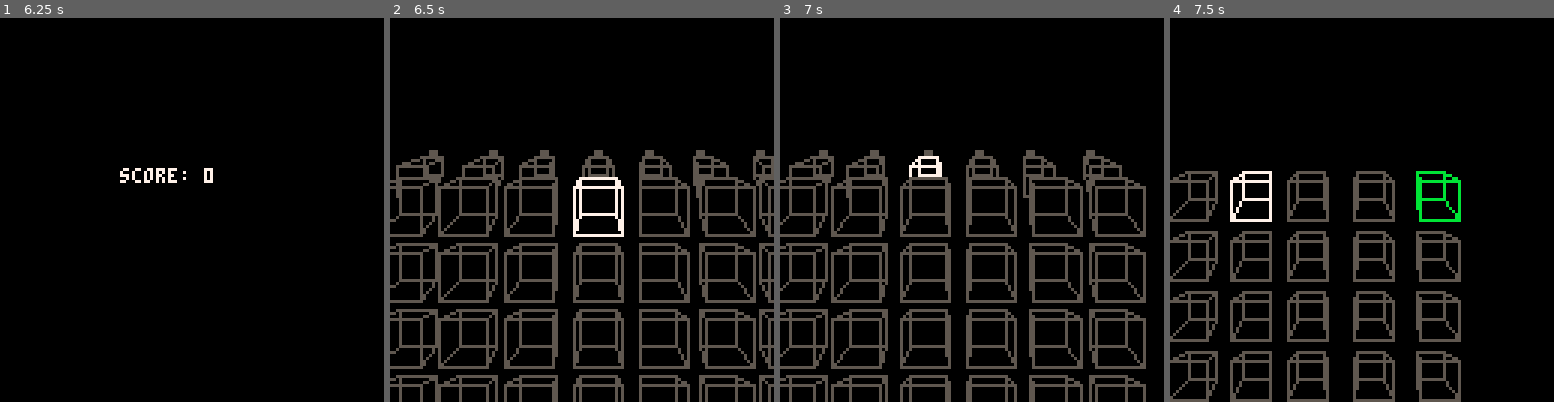
Above: before the commit, frames 1-4 (left to right).
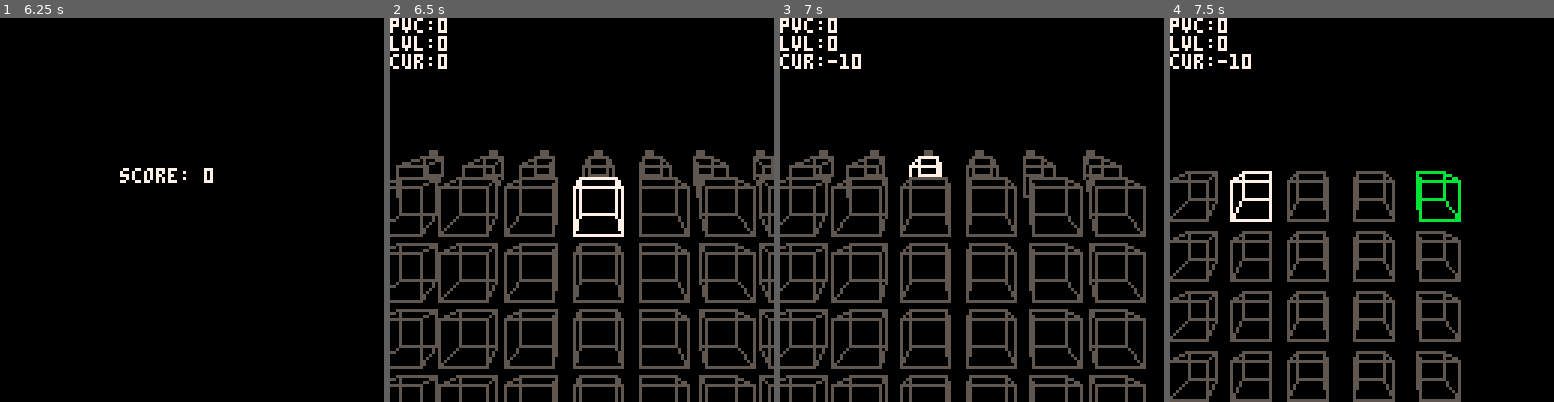
Above: after the commit, the same moments.

Repository: abemassry/dimensional-jump
Game: PICO-8 cartridge dimensional-jump.p8
Two runs of this game, one before a commit and one after it. Both use one fixed random seed, a clock stepped at 60 frames per second and the inputs below.
Inputs:
- Up to frame 1 (6.25 s): tap X (X key) at 0.33, 1.07, 1.85, 2.97, 4.08, 5.2 s; tap O (Z key) at 0.7, 1.7, 2.1, 2.5, 2.9, 3.3, 3.7, 4.1, 4.5, 4.9, 5.3, 5.7, 6.1 s; hold Right 1.6-2.1 s; hold Up 2.15-2.42 s; hold Right 2.47-3.03 s; hold Left 3.08-3.58 s; hold Down 3.63-3.97 s; hold Right 4.02-4.68 s; hold Up 4.73-5.03 s; hold Left 5.08-5.68 s; hold Down 5.73-6.03 s; hold Right from 6.08 s (still down)
- Up to frame 2 (6.5 s): keep holding Right; tap X (X key) at 6.32 s
- Up to frame 3 (7 s): tap O (Z key) at 6.5, 6.9 s; release Right at 6.58 s; hold Right from 6.63 s (still down)
- Up to frame 4 (7.5 s): release Right at 7.13 s; hold Up 7.18-7.45 s; tap O (Z key) at 7.3 s; tap X (X key) at 7.43 s

Frame 1 is identical in both runs. In frame 2, 0.7% of the frame differs, in the area x 0-15%, y 0-14%; in frame 3, 0.8%, in the area x 0-22%, y 0-14%; in frame 4, 0.8%.

Commit message:
start working on 3d enemy

Diff:
--- a/dimensional-jump.p8
+++ b/dimensional-jump.p8
@@ -751,12 +751,15 @@
 	if (self.prevcurrent == ((column-3) * -1) and self.jumppress == true and i == self.lvl) return 7
 	if (self.endgoallevel == (self.jumplevel) and self.jumppress == true and i == 0 and self.endblocky == i and self.endblockx == column) return 11
 	if (self.endgoallevel == (self.jumplevel+1) and self.jumppress == false and i == 0 and self.endblocky == i and self.endblockx == column) return 11
+	if (self.enemy_slice == self.jumplevel and self.jumppress == true and i == self.enemyy and column == self.enemyx) return 8
+	if (self.enemy_slice == (self.jumplevel+1) and self.jumppress == false and i == self.enemyy and column == self.enemyx) return 8
 	return 5
 end
 
 function determine_color_first_layer(self, j, column)
 	if (self.current == ((column * -1) + 3) and j == self.lvl) return 7
 	if (self.jumppress == false and self.endgoallevel == self.jumplevel and self.endblocky == j and self.endblockx == column) return 11
+	if (self.jumppress == false and self.enemy_slice == self.jumplevel and j == self.enemyy and column == self.enemyx) return 8
 	return 5
 end
 
@@ -785,8 +788,15 @@
 		endgoallevel = 3, -- change to 24?
 		endblockx = 0, --flr(rnd(6)),
 		endblocky = 0, --flr(rnd(3)),
+		enemy_slice = 3,
+		enemyx = 6, --flr(rnd(6)),
+		enemyy = 0, --flr(rnd(3)),
+		enemy_visible = true,
+		tick_timer = 0,
 
 		update=function(self)
+			self.tick_timer += 1
+			-- if (self.tick_timer > 60) self.tick_timer = 0
 			function control3d()
 				-- current = 0
 				if(btn(0)) then
@@ -901,12 +911,41 @@
 			else
 				control3d()
 			end
+
+			-- self.lvl is y the top is 0 and it goes down to 3
+			-- self.current is x, the middle is 0 left is -3 right is 3
+			function enemy_ai3d()
+				if self.enemy_visible and self.tick_timer % 45 == 0 then
+					-- local condition_x = abs(self.player_posx - self.enemy_posx)
+					-- local condition_y = abs(self.player_posy - self.enemy_posy)
+					self.enemyx -= 1
+					self.enemyy += 1
+
+					-- if (condition_x >= condition_y) then
+					-- 	if (self.player_posx > self.enemy_posx) then
+					-- 		self.enemy_posx+=1
+					-- 	elseif (self.player_posx < self.enemy_posx) then
+					-- 		self.enemy_posx-=1
+					-- 	end
+					-- else
+					-- 	if (self.player_posy > self.enemy_posy) then
+					-- 		self.enemy_posy+=1
+					-- 	elseif (self.player_posy < self.enemy_posy) then
+					-- 		self.enemy_posy-=1
+					-- 	end
+					-- end
+				end
+			end
+			if (self.tick_timer > 200) enemy_ai3d()
 			if (self.end_timer > 60) overlay_state = 4
 
 		end,
 
 		draw=function(self)
 			cls()
+			print('pvc:'..self.prevcurrent, 0, 0, 7)
+			print('lvl:'..self.lvl, 0, 6, 7)
+			print('cur:'..self.current, 0, 12, 7)
 			for i=0,0 do
 				if (self.jumpanim == 0) then
 					ydiff = -17 + (i * 20) - (self.lvl*4)
